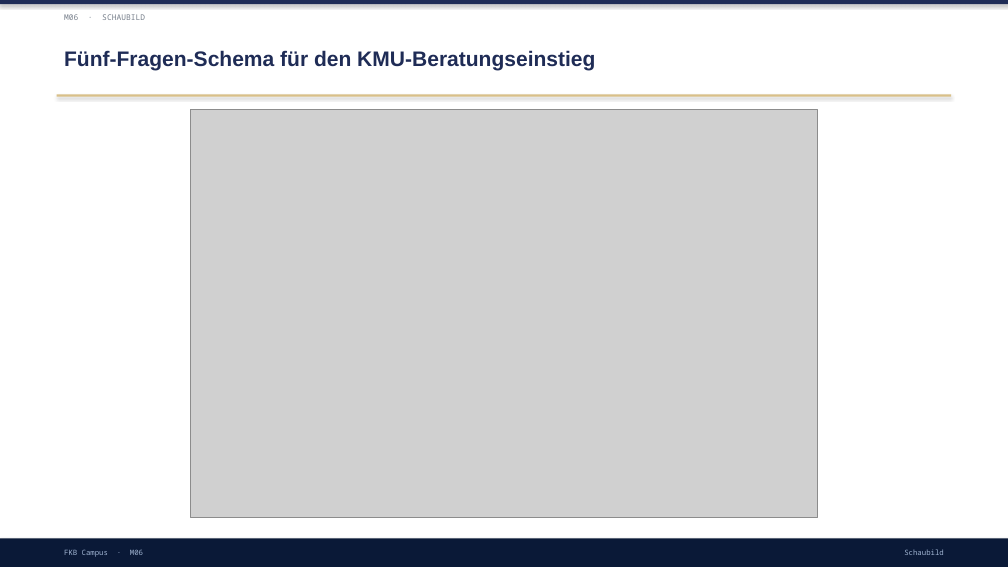
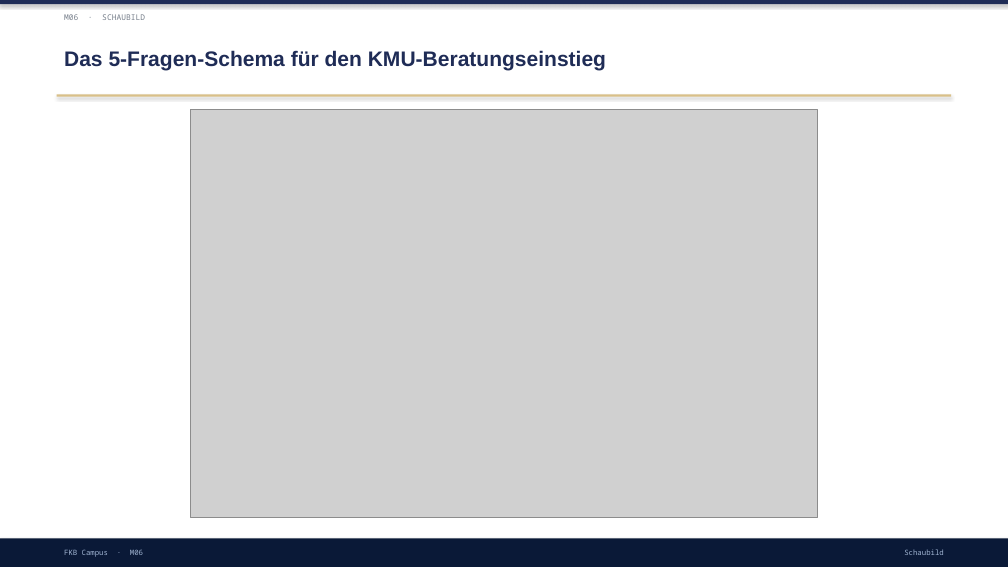
Before and after one commit to ck5rqc47pr-byte/firmenkundenakademie-online, a slide deck: slide 11 of protected-downloads/praesentation/M06.pptx. Drawn at 1008x567 pixels with LibreOffice and Linux fonts; fonts in the diff are those of the drawing; grey boxes stand for pictures. Boxes give left, top, right and bottom in pixels: in the first picture for what was removed or moved away, otherwise in the second. Text is boxed around its words. In the diff, an @@ line names an element or a change of style, - is before the commit and + after.

```diff
--- a/protected-downloads/praesentation/M06.pptx
+++ b/protected-downloads/praesentation/M06.pptx
@@ text at box(64, 50, 606, 70): text changed @@
-Fünf-Fragen-Schema für den KMU-Beratungseinstieg
+Das 5-Fragen-Schema für den KMU-Beratungseinstieg
```
Also in this commit, not shown: 3 other slides changed, 7 slides added, 5 slides removed, 1 other file.
